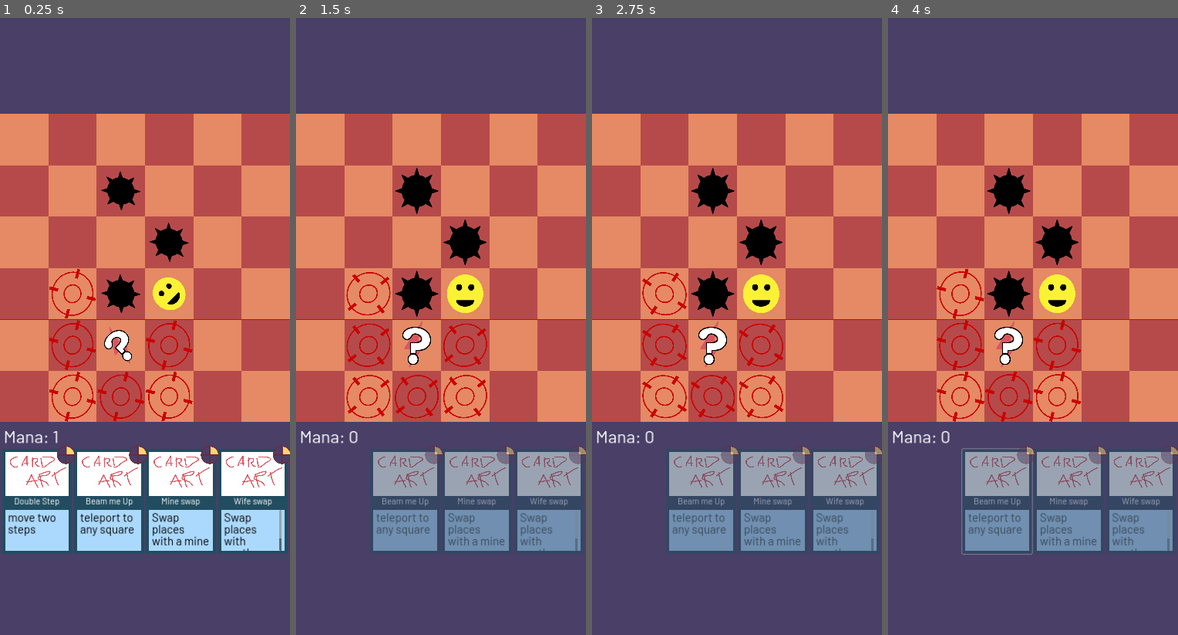
Above: before the commit, frames 1-4 (left to right).
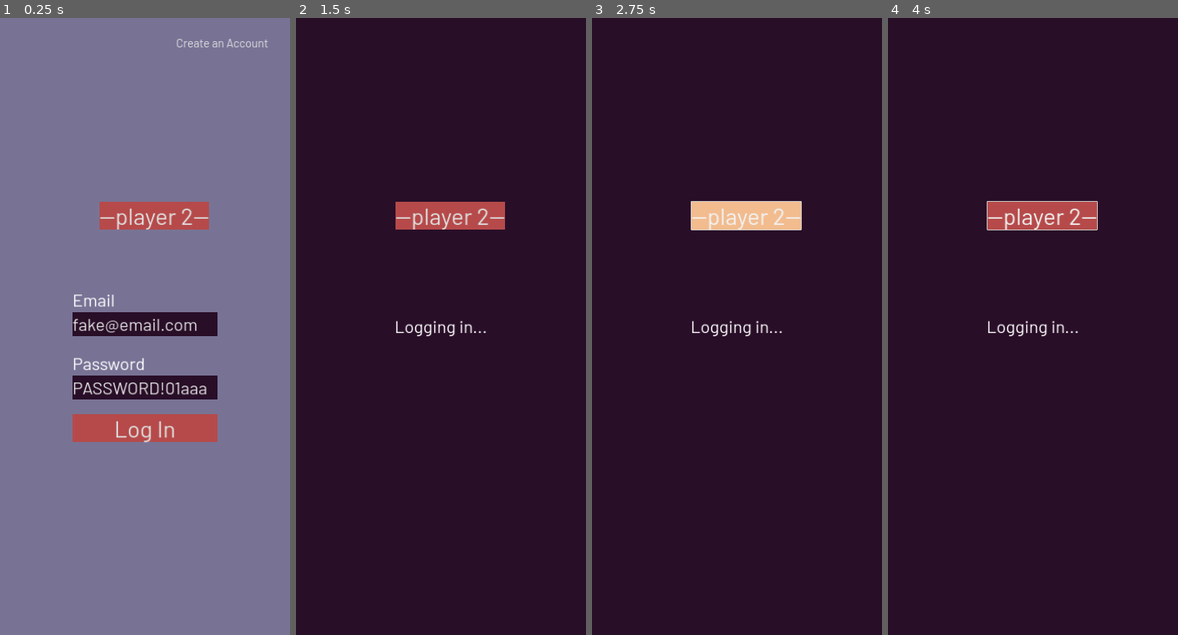
Above: after the commit, the same moments.

Repository: Boyquotes/Kumome-Godot
Game: Godot game, scene res://scenes/main.tscn
The game is run twice, just before and just after one commit, with the same random seed, the same clock (stepped at 60 frames per second) and the same inputs.
Inputs (mouse positions are in pixels of both pictures, inside the frame that each line leads up to):
- Up to frame 1 (0.25 s): no input
- Up to frame 2 (1.5 s): click (333, 499) at 0.52 s; click (441, 425) at 1.25 s, where only the run after the commit has a clickable "Log In"
- Up to frame 3 (2.75 s): click (745, 215) at 2 s, where only the run after the commit has a clickable "--player 2--"
- Up to frame 4 (4 s): click (1111, 42) at 2.75 s, where only the run after the commit has a clickable "Create an Account"; click (998, 499) at 3.52 s

The runs differ from the first frame. In frame 1, 99% of the frame differs, in the area x 0-100%, y 0-100%; in frame 2, 99%; in frame 3, 100%; in frame 4, 99%.
Error after the commit: Invalid call. Nonexistent function 'get' in base 'Nil'. (res://scripts/log_in.gd:9)

Commit message:
Multiplayer Gameplay

Diff:
--- a/project.godot
+++ b/project.godot
@@ -18,6 +18,7 @@
 [autoload]
 
 Global="*res://scripts/global_autoload.gd"
+WS="*res://scripts/websocket_autoload.gd"
 
 [display]
 
--- a/scenes/log_in.tscn
+++ b/scenes/log_in.tscn
@@ -122,5 +122,14 @@
 theme_override_font_sizes/font_size = 48
 text = "Logging in..."
 
+[node name="p2" type="Button" parent="."]
+layout_mode = 0
+offset_left = 274.0
+offset_top = 506.0
+offset_right = 576.0
+offset_bottom = 583.0
+text = "--player 2--"
+
 [connection signal="pressed" from="center/vbox/log_in" to="." method="_on_log_in_pressed"]
 [connection signal="pressed" from="create_an_account" to="." method="_on_create_an_account_pressed"]
+[connection signal="pressed" from="p2" to="." method="_on_p_2_pressed"]
--- /dev/null
+++ b/scenes/setup_remote_game.tscn
@@ -0,0 +1,47 @@
+[gd_scene load_steps=3 format=3 uid="uid://clibabhm3w6wb"]
+
+[ext_resource type="Script" path="res://scripts/setup_remote_game.gd" id="1_8x3dn"]
+[ext_resource type="Theme" uid="uid://bmnlkeb5yfupy" path="res://resources/default_theme.tres" id="1_rp3iy"]
+
+[node name="Control" type="Control"]
+layout_mode = 3
+anchors_preset = 15
+anchor_right = 1.0
+anchor_bottom = 1.0
+grow_horizontal = 2
+grow_vertical = 2
+theme = ExtResource("1_rp3iy")
+script = ExtResource("1_8x3dn")
+
+[node name="Label" type="Label" parent="."]
+layout_mode = 1
+anchors_preset = -1
+anchor_left = 0.58
+anchor_right = 0.58
+offset_left = -375.0
+offset_top = 945.5
+offset_right = 294.0
+offset_bottom = 1674.5
+text = "Connecting..."
+
+[node name="Button" type="Button" parent="."]
+layout_mode = 1
+anchors_preset = 8
+anchor_left = 0.5
+anchor_top = 0.5
+anchor_right = 0.5
+anchor_bottom = 0.5
+offset_left = -147.0
+offset_top = -38.5
+offset_right = 147.0
+offset_bottom = 38.5
+grow_horizontal = 2
+grow_vertical = 2
+text = "Join Game"
+
+[node name="Label2" type="Label" parent="."]
+layout_mode = 0
+offset_right = 800.0
+offset_bottom = 738.0
+
+[connection signal="pressed" from="Button" to="." method="_on_button_pressed"]
--- a/scenes/web_socket_test.tscn
+++ b/scenes/web_socket_test.tscn
@@ -10,3 +10,9 @@
 grow_horizontal = 2
 grow_vertical = 2
 script = ExtResource("1_4ms2e")
+
+[node name="Timer" type="Timer" parent="."]
+one_shot = true
+autostart = true
+
+[connection signal="timeout" from="Timer" to="." method="_on_timer_timeout"]
--- a/scripts/_card.gd
+++ b/scripts/_card.gd
@@ -15,7 +15,7 @@
 }
 
 var queue : Array[Action] = []
-var id := randi() % 1000
+var key := 1
 var avatar : Control
 var cost : int = 2
 var data : Dictionary
--- /dev/null
+++ b/scripts/_card_dummy.gd
@@ -0,0 +1,22 @@
+extends Card
+class_name CardDummy
+
+func _init(_data : Dictionary):
+	queue = [null]
+
+func create_avatar():
+	pass
+
+func act(_pl : Player):
+	pass
+
+func perform_action(_pl):
+	pass
+
+func discard():
+	emit_signal('finished')
+	queue_free()
+
+
+func add_action(_a : String, _m : String):
+	pass
--- a/scripts/_game.gd
+++ b/scripts/_game.gd
@@ -15,9 +15,12 @@
 var board : GameBoard
 var dimensions : Vector2i
 var verbose : bool = false
-
-func _init(_board : GameBoard, dims := Vector2i.ZERO):
+var is_remote := false
+var id : String
+
+func _init(_board : GameBoard, dims := Vector2i.ZERO, _id := ''):
 	board = _board
+	id = _id
 
 	if dims == Vector2i.ZERO:
 		dimensions = board.dimensions
@@ -67,6 +70,30 @@
 			active_teams.append(player.team)
 
 	return active_teams
+
+func find_next_active_player() -> Player:
+	var teams := get_active_teams()
+	var a_team := active_team
+	if a_team == -1:
+		a_team = minimum(teams)
+		for player in players:
+			if player.team == a_team:
+				return player
+
+	var team_index = teams.find(active_player.team)
+	team_index = wrapi(team_index + 1, 0, len(teams))
+	a_team = teams[team_index]
+
+	var best_player = null
+	for player in players:
+		if (
+			player.team == a_team and
+			not player.stuck and
+			(best_player == null or player.turns < best_player.turns)
+		):
+			best_player = player
+
+	return best_player
 
 # I think this method is kinda sloppy and potentially buggy.
 func get_next_active_player() -> void:
@@ -105,17 +132,63 @@
 	return active_player.stuck
 
 func add_player(p : Player):
-	p.id = len(players)
+	#p.id = str(len(players)) if id == '' else id
 	players.append(p)
 	p.game = self
 	p.avatar.size = board.square_size
 	p.connect('commited_to_action', emit_signal.bind('commited_to_action'))
+	p.connect('sent', send_action)
+	if p is PlayerRemote:
+		is_remote = true
+
+
+func send_action(act : String):
+	if not is_remote: return
+
+	WS.send_board_update(
+		get_action_key(act),
+		active_player.card.key,
+		active_player.id,
+		active_player.id if active_player.is_active else find_next_active_player().id,
+		id,
+		export_board()
+	)
+
+func export_board() -> Array:
+	var rv = [null]
+	for i in range(dimensions.y):
+		rv.append([null])
+		for j in range(dimensions.x):
+			rv[i+1].append('0')
+
+	for player in players:
+		rv[player.location.x + 1][player.location.y + 1] = player.id
+
+	for mine in mines:
+		rv[mine.location.x + 1][mine.location.y + 1] = 'x'
+
+	return rv
+
+func get_action_key(act : String) -> int:
+	var actions := {
+		'move': Global.ACTIONS.MOVE,
+		'place': Global.ACTIONS.MINE,
+		'teleport': Global.ACTIONS.TELEPORT,
+		'unmine': Global.ACTIONS.UNMINE,
+		'swap': Global.ACTIONS.SWAP,
+		'charge': Global.ACTIONS.CHARGE,
+		'target': Global.ACTIONS.TARGET,
+		'invisible': Global.ACTIONS.INVISIBLE,
+		'darkness': Global.ACTIONS.DARKNESS
+	}
+	return actions.get(act, 0)
 
 func add_mine_at(at : Vector2i, color := Color.BLACK) -> Mine:
 	return add_any_mine_at(Mine.new(self), at, color)
 
 func add_instant_mine_at(at : Vector2i, color := Color.BLACK) -> Mine:
 	return add_any_mine_at(MineInstant.new(), at, color)
+
 
 # If there is no mine at the requested location, return an empty array
 # If there is a mine at the requested location, return an array with the mine in it
--- a/scripts/_player_abstract.gd
+++ b/scripts/_player_abstract.gd
@@ -11,6 +11,7 @@
 signal finished
 signal card_finished
 signal commited_to_action
+signal sent
 
 var avatar
 var team : int
@@ -18,14 +19,18 @@
 var game : Game
 var stuck : bool = false
 var theme : Global.AVATARS = Global.AVATARS.BLACK
-var id : int
+var id : String
 var turns := 0
 var card : Card
 var mana := 0
+var is_active : bool :
+	get:
+		return len(card.queue) > 0
 
 var color : Color
 
-func _init(_theme : Global.AVATARS, _team : int):
+func _init(_theme : Global.AVATARS, _team : int, _id : String):
+	id = _id
 	team = _team
 	add_avatar()
 	theme = _theme
@@ -112,6 +117,7 @@
 	avatar.thinking = false
 	location = to
 	avatar.move_to(game.board.to_position(location), emit_signal.bind('finished'))
+	send_action('move')
 
 # Called to tell the class to begin the mine placing process
 # Must be overridden by a subclass. (see "res://scripts/_player_ai.gd", "res://scripts/_player_local.gd")
@@ -123,6 +129,7 @@
 	avatar.thinking = false
 	var mine := game.add_mine_at(at, color)
 	mine.avatar.connect('finished', emit_signal.bind('finished'))
+	send_action('place')
 
 func remove_mine_at(at : Vector2i):
 	avatar.thinking = false
@@ -133,6 +140,10 @@
 				mine.avatar.connect('finished', emit_signal.bind('finished'))
 	else:
 		emit_signal.call_deferred('finished')
+
+
+func send_action(act : String):
+	emit_signal('sent', act)
 
 # Must be overridden by a subclass. (see "res://scripts/_player_ai.gd", "res://scripts/_player_local.gd")
 func perform_special_action(action_key : String, _extra_args = null):
--- a/scripts/_player_local.gd
+++ b/scripts/_player_local.gd
@@ -13,7 +13,7 @@
 var touch_spots_node : Node2D
 var phase = PHASE.REST :
 	set(p):
-		print(pretty_phase(phase), ' -> ', pretty_phase(p))
+		#print(pretty_phase(phase), ' -> ', pretty_phase(p))
 		phase = p
 
 var active_target : Vector2i
--- /dev/null
+++ b/scripts/_player_remote.gd
@@ -0,0 +1,106 @@
+extends Player
+class_name  PlayerRemote
+
+const p1 = '644efdf32044812abebcea64'
+
+var next_player_id : String :
+	set(x):
+		if id == p1:
+			print('>>> ', x)
+		next_player_id = x
+
+func _init(_theme : Global.AVATARS, _team : int, _id : String):
+	super(_theme, _team, _id)
+	WS.connect('received', receive)
+	connect('finished', on_action_finished)
+
+func play_card():
+	add_card(CardDummy.new({}))
+
+func receive(event : String, data : Dictionary):
+	if event == WS.rGAME_UPDATED and data.get('currentPlayerId', '') == id:
+		do_action(data.get('actionKey', 0), data.get('updatedBoard', []))
+		next_player_id = data.get('nextPlayerId', '')
+
+
+func do_action(action_key : int, board : Array):
+	var parsers := {
+		Global.ACTIONS.MOVE : parse_move,
+		Global.ACTIONS.MINE : parse_mine
+	}
+
+	difference(game.export_board(), board, parsers.get(action_key, parse_invalid))
+
+func on_action_finished():
+	if id == p1:
+		prints(id, 'action finished', next_player_id)
+	if next_player_id != id:
+		emit_signal('card_finished')
+
+
+func difference(b1 : Array, b2 : Array, parser : Callable):
+	var diffs := []
+	for i in range(1, len(b1)):
+		for j in range(1, len(b1[i])):
+			if b1[i][j] != b2[i][j]:
+				diffs.append({
+					'x': i-1,
+					'y': j-1,
+					'old': b1[i][j],
+					'new': b2[i][j]
+				})
+
+	parser.call(diffs)
+
+func parse_move(args : Array):
+	var old
+	var new
+	if len(args) != 2:
+		on_invalid_move()
+		return
+
+	for arg in args:
+		if not arg is Dictionary:
+			on_invalid_move()
+			return
+
+		if arg.get('new', '') == '0':
+			old = arg
+
+		if arg.get('old', '') == '0':
+			new = arg
+
+	if old == null or new == null:
+		on_invalid_move()
+		return
+
+	if maxi(abs(old.x - new.x), abs(old.y - new.y)) != 1:
+		on_invalid_move()
+		return
+
+	move_to(Vector2i(new.x, new.y))
+
+func parse_mine(args : Array):
+	if len(args) != 1:
+		on_invalid_move()
+		return
+
+	var spot = args[0]
+	if spot.old == '0' and spot.new == 'x':
+		place_at(Vector2i(spot.x, spot.y))
+	else:
+		on_invalid_move()
+
+func parse_invalid(_args):
+	on_invalid_move()
+
+
+
+func on_invalid_move():
+	push_warning('bad move')
+	await avatar.get_tree().process_frame
+	await avatar.get_tree().process_frame
+	emit_signal('finished')
+
+func send_action(_a):
+	pass
--- a/scripts/global_autoload.gd
+++ b/scripts/global_autoload.gd
@@ -13,6 +13,18 @@
 enum AVATARS {
 	RANDOM = -1, RED = 0, YELLOW = 1, BLACK = 2, WHITE = 3, BOT = 4,
 	BEAR = 5, CHICKEN = 6, ELEPHANT = 7, OWL = 8, RHINO = 9, SNAKE = 10, MONKEY = 11, WALRUS = 12
+}
+
+enum ACTIONS {
+	MOVE = 1,
+	MINE = 2,
+	TELEPORT = 3,
+	UNMINE = 4,
+	SWAP = 5,
+	CHARGE = 6,
+	TARGET = 7,
+	INVISIBLE = 8,
+	DARKNESS = 9
 }
 
 var active_user := {
@@ -66,6 +78,31 @@
 func save_user():
 	var file = FileAccess.open(USER_PATH, FileAccess.WRITE)
 	file.store_var(active_user)
+
+func create_remote_game(board : Array, id : String) -> String:
+	var players := []
+	var header := ''
+	var body := ''
+	for i in range(1, len(board)):
+		for j in range(1, len(board[i])):
+			var square = board[i][j]
+			if square == '0':
+				body += '.'
+			elif square == 'x':
+				body += 'x'
+			else:
+				body += str(len(players))
+				players.append([square, square == active_user.id, len(players)])
+		body += '\n'
+
+	for player in players:
+		header += '%s %s %s %s\n' % [
+			'L' if player[1] else 'R',
+			player[2],
+			player[2],
+			player[0]
+		]
+	return '#%s\n%s\n-\n%s' % [id, header, body]
 
 # Parses a given level_code and returns a dictionary with all the relevant data.
 # The details of the level_code spec can be found in "res://scripts/notes.gd". The parse_consturctoe_code dictionary
@@ -86,18 +123,29 @@
 	var key := []
 	var map : Array[Dictionary] = []
 	var size := Vector2i.ZERO
+	var count := -1
+	var id := ''
 	for line in level_code.split('\n'):
+		count += 1
 		if parse_header:
-			if line.begins_with('-'):
+			if line.begins_with('#'):
+				id = line.substr(1).strip_edges()
+			elif line.begins_with('-'):
 				parse_header = false
 			else:
-				var split = line.split(' ')
-				if len(split) != 3:
+				var split = line.strip_edges().split(' ')
+				if len(line) == 0:
+					continue
+				elif len(split) == 3:
+					split.append(str(count))
+				elif len(split) != 4:
+					push_warning('bad header line (%s)(%s)' % [split, line])
 					return {'valid' = false}
 				key.append([
 					parse_constructor_code.get(split[0]),
 					int(split[1]),
-					int(split[2])
+					int(split[2]),
+					split[3]
 				])
 		elif len(line):
 			for i in len(line):
@@ -109,7 +157,8 @@
 						constructor = dict[0],
 						color = dict[1],
 						team = dict[2],
-						loc = Vector2i(i, size.y)
+						loc = Vector2i(i, size.y),
+						id = dict[3]
 					})
 				elif c == 'x':
 					map.append({
@@ -118,7 +167,7 @@
 					})
 			size.y += 1
 			size.x = max(size.x, len(line))
-	return {size = size, map = map, valid = true}
+	return {size = size, map = map, valid = true, id = id}
 
 # Useful for making a quick level_code for debugging purposes
 func generate_2p_level(p1 : String, p2 : String, size : int, starting_mines : bool) -> String:
--- a/scripts/log_in.gd
+++ b/scripts/log_in.gd
@@ -28,3 +28,8 @@
 
 func _on_log_in_pressed():
 	post(get_data(), endpoint)
+
+
+func _on_p_2_pressed():
+	$center/vbox/email.text = 'fake2@email.com'
+	_on_log_in_pressed()
--- a/scripts/main.gd
+++ b/scripts/main.gd
@@ -13,7 +13,7 @@
 	await get_tree().process_frame
 
 	if instant_play:
-		swap_to_scene(preload("res://scenes/play.tscn"))
+		swap_to_scene(preload("res://scenes/log_in.tscn"))
 	elif Global.active_user.logged_in:
 		swap_to_scene(preload("res://scenes/title.tscn"))
 	else:
--- a/scripts/play.gd
+++ b/scripts/play.gd
@@ -43,10 +43,16 @@
 	var data = Global.parse_code(level_code, {
 		'L': create_local_player,
 		'B': create_ai_player,
-		'I': create_ai_instant_player
+		'I': create_ai_instant_player,
+		'R': create_remote_player
 	})
 
-	game = Game.new($board, data.size)
+	if not data.valid:
+		prints('Invalid level code\n', level_code)
+		swap_to_scene(preload("res://scenes/title.tscn"))
+		return
+
+	game = Game.new($board, data.size, data.id)
 
 	game.connect('added_mine', add_mine_to_tree)
 	game.connect('game_over', on_game_over)
@@ -56,7 +62,7 @@
 
 	for obj in data.map:
 		if obj.player:
-			obj.constructor.call(obj.color, obj.team, obj.loc)
+			obj.constructor.call(obj.color, obj.team, obj.loc, obj.id)
 		else:
 			add_mine_at(obj.loc)
 
@@ -83,19 +89,24 @@
 func update_ui():
 	$ui/player.texture = game.active_player.avatar.texture
 
-func create_local_player(id : int, team : int, at : Vector2i) -> PlayerHuman:
-	var player := PlayerHuman.new(id, team)
+func create_local_player(thm : int, team : int, at : Vector2i, id : String) -> PlayerHuman:
+	var player := PlayerHuman.new(thm, team, id)
 	player.touch_spots_node = $touch_spots
 	create_player(player, at)
 	return player
 
-func create_ai_player(id : int, team : int, at : Vector2i) -> PlayerAI:
-	var player := PlayerAI.new(id, team)
+func create_ai_player(thm : int, team : int, at : Vector2i, id : String) -> PlayerAI:
+	var player := PlayerAI.new(thm, team, id)
 	create_player(player, at)
 	return player
 
-func create_ai_instant_player(id : int, team : int, at : Vector2i) -> PlayerAIInstant:
-	var player := PlayerAIInstant.new(id, team)
+func create_remote_player(thm : int, team : int, at : Vector2i, id : String) -> PlayerRemote:
+	var player := PlayerRemote.new(thm, team, id)
+	create_player(player, at)
+	return player
+
+func create_ai_instant_player(thm : int, team : int, at : Vector2i, id : String) -> PlayerAIInstant:
+	var player := PlayerAIInstant.new(thm, team, id)
 	create_player(player, at)
 	return player
 
--- /dev/null
+++ b/scripts/setup_remote_game.gd
@@ -0,0 +1,42 @@
+extends SwapScene
+
+func _ready():
+	$Label2.text = Global.active_user.id + '\n'
+	WS.connect('received', on_message_received)
+	WS.connect_to_server()
+	$Button.disabled = not WS.is_connected
+
+
+func on_message_received(event : String, data : Dictionary):
+	$Label2.text += event + data.get('playerId', '') + '\n'
+
+	if event == WS.rCONNECTED:
+		$Button.disabled = false
+		$Label.text = ''
+
+	elif event == WS.rJOINED:
+		WS.game_id = data.get('gameId')
+		var player_id = data.get('playerId')
+		if player_id != Global.active_user.id:
+			WS.send(WS.sGAME_START, {}, true)
+			start_game(data)
+
+		else:
+			$Label.text = 'Waiting for opponent...'
+
+	elif event == WS.rGAME_STARTED:
+		start_game(data)
+
+
+	else:
+		print(event, data.keys())
+
+func start_game(data : Dictionary):
+	var board = Global.create_remote_game(data.get('board', []), data.get('gameId', ''))
+	print(board)
+	emit_signal('generated_level', board)
+	swap_to_scene(preload("res://scenes/play.tscn"))
+
+func _on_button_pressed():
+	WS.send(WS.sJOIN, {'boardId': 'traditional-1-2'}, false)
+	$Button.disabled = true
--- a/scripts/title.gd
+++ b/scripts/title.gd
@@ -60,7 +60,8 @@
 	goto(Vector2(1200, 850))
 
 func goto_play():
-	goto(Vector2(400, -850), emit_signal.bind('swapped_to', preload("res://scenes/setup.tscn")))
+	#goto(Vector2(400, -850), emit_signal.bind('swapped_to', preload("res://scenes/setup.tscn")))
+	swap_to_scene(preload("res://scenes/setup_remote_game.tscn"))
 
 func goto_puzzle_editor():
 	goto(Vector2(400, -850), emit_signal.bind('swapped_to', preload("res://scenes/puzzle_editor.tscn")))
@@ -78,7 +79,7 @@
 
 
 func _on_credits_pressed():
-	swap_to_scene(preload("res://scenes/friend_list.tscn"))
+	swap_to_scene(preload("res://scenes/web_socket_test.tscn"))
 
 
 func _on_got_it_pressed():
--- a/scripts/web_socket_test.gd
+++ b/scripts/web_socket_test.gd
@@ -6,8 +6,9 @@
 
 func _ready():
 
-	#socket.handshake_headers = ['Authorization: %s' % Global.active_user.token]
-	socket.connect_to_url('ws://127.0.0.1:3001')
+	#socket.handshake_headers = ['Sec-WebSocket-Protocol: authorization, %s' % Global.active_user.token]
+	socket.connect_to_url('ws://127.0.0.1:3001/?token=%s' % Global.active_user.token)
+
 
 
 func _process(_delta):
@@ -15,7 +16,12 @@
 	var state = socket.get_ready_state()
 	if state == WebSocketPeer.STATE_OPEN:
 		if not pinged:
-			socket.send_text(JSON.stringify({'msg': 'ping'}))
+			socket.send_text(JSON.stringify({
+				"event": "freeForAll/onJoin",
+				"data": {
+					"boardId": "traditional-1-2"
+				}
+			}))
 			pinged = true
 
 		while socket.get_available_packet_count():
@@ -29,3 +35,7 @@
 		var reason = socket.get_close_reason()
 		print("WebSocket closed with code: %d, reason %s. Clean: %s" % [code, reason, code != -1])
 		set_process(false) # Stop processing.
+
+
+func _on_timer_timeout():
+	swap_to_scene(preload("res://scenes/title.tscn"))
--- /dev/null
+++ b/scripts/websocket_autoload.gd
@@ -0,0 +1,79 @@
+extends Node
+
+# Receive
+const rCONNECTED = 'connected'
+const rJOINED = 'freeForAll/joined'
+const rGAME_STARTED = 'freeForAll/gameStarted'
+const rGAME_UPDATED = 'freeForAll/gameUpdated'
+const rTURN_SET = 'freeForAll/turnSet'
+
+# Send
+const sJOIN = "freeForAll/onJoin"
+const sGAME_START = "freeForAll/onGameStart"
+const sGAME_UPDATE = "freeForAll/onGameUpdate"
+const sLEAVE = "freeForAll/onLeave"
+const sGAME_OVER = "freeForAll/onGameOver"
+
+signal connected
+signal received
+signal received_error
+
+var socket = WebSocketPeer.new()
+var is_connected := false
+var is_polling := false
+var game_id : String
+
+func connect_to_server():
+	if is_connected:
+		return
+
+	socket.connect_to_url('ws://127.0.0.1:3001/?token=%s' % Global.active_user.token)
+	is_polling = true
+
+func _process(_delta):
+	if not is_polling:
+		return
+
+	socket.poll()
+	var state = socket.get_ready_state()
+	if state == WebSocketPeer.STATE_OPEN:
+		if not is_connected:
+			emit_signal('connected')
+			is_connected = true
+
+		while socket.get_available_packet_count():
+			var raw_response : PackedByteArray = socket.get_packet()
+			var response = JSON.parse_string(raw_response.get_string_from_utf8())
+			if response.get('type', 'error') == 'data':
+				var data = response.get('data', {})
+				emit_signal('received', data.get('event', ''), data.get('data', {}))
+	elif state == WebSocketPeer.STATE_CLOSING:
+		# Keep polling to achieve proper close.
+		pass
+	elif state == WebSocketPeer.STATE_CLOSED:
+		is_connected = false
+		var code = socket.get_close_code()
+		var reason = socket.get_close_reason()
+		print("WebSocket closed with code: %d, reason %s. Clean: %s" % [code, reason, code != -1])
+		set_process(false) # Stop processing.
+
+func send(event : String, data : Dictionary, with_game_id : bool):
+	if with_game_id:
+		data['gameId'] = game_id
+
+	socket.send_text(JSON.stringify({
+		"event": event,
+		"data": data
+	}))
+
+func send_board_update(action: int, card: int, current: String, next : String, game : String, board: Array):
+	var data = {
+		"actionKey": action,
+		"cardKey": card,
+		"currentPlayerId": current,
+		"gameId": game,
+		"nextPlayerId": next,
+		"updatedBoard": board
+	}
+
+	send(sGAME_UPDATE, data, false)
Not shown: 2 places in scenes/play.tscn that only renumber resources
